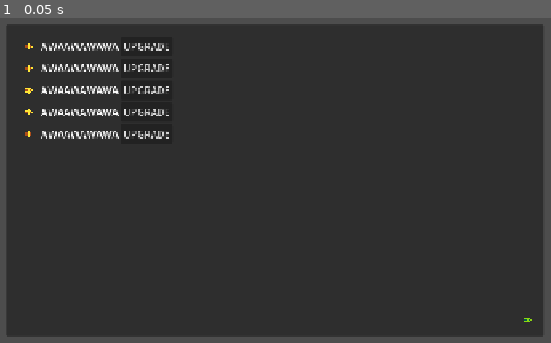
Above: before the commit, frame 1.
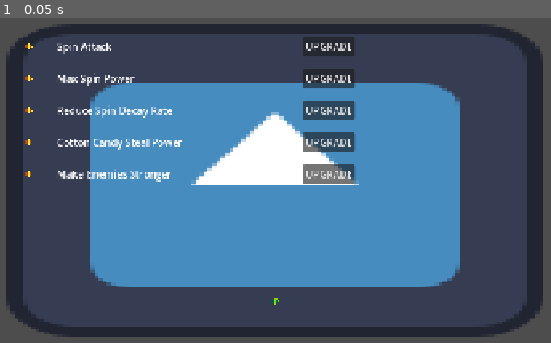
Above: after the commit, the same moment.

Repository: We-ALL-Play-Warthunder-Not-Just-Me/verySeriousSpinningCottonCandyGame
Game: Godot game, scene res://UI/UpgradeScreen.tscn
Two runs of this game, one before a commit and one after it. Both use one fixed random seed, a clock stepped at 60 frames per second and the inputs below. This scene is started directly instead of the project's main scene. The engine's default icon, where the game draws it, is replaced by a stand-in: a white triangle on a blue panel in a dark square.
Inputs:
- Up to frame 1 (0.05 s): no input

The runs differ from the first frame. In frame 1, 82% of the frame differs, in the area x 1-99%, y 1-99%.

Commit message:
upgradescreen buttons

Diff:
--- a/UI/UpgradeScreen.tscn
+++ b/UI/UpgradeScreen.tscn
@@ -1,8 +1,11 @@
 [gd_scene format=3 uid="uid://coxjvxwt30y2m"]
 
 [ext_resource type="Texture2D" uid="uid://7k6fbj52h483" path="res://Assets/Images/Very Serious Arrows2.png" id="1_aam7x"]
+[ext_resource type="Texture2D" uid="uid://d1piy38h5wsfi" path="res://Assets/Images/icon.svg" id="1_slflh"]
 [ext_resource type="Texture2D" uid="uid://dvyww7i6lj64y" path="res://Assets/Images/Very Serious Arrows3.png" id="2_c0mga"]
 [ext_resource type="Texture2D" uid="uid://dv6lfvem7h33e" path="res://Assets/Images/Very Serious Arrows1.png" id="3_slflh"]
+
+[sub_resource type="StyleBoxEmpty" id="StyleBoxEmpty_txwkd"]
 
 [node name="UpgradeScreen" type="Control" unique_id=2092567952]
 layout_mode = 3
@@ -27,7 +30,12 @@
 anchor_top = 0.054166667
 anchor_right = 0.7046875
 anchor_bottom = 0.74722224
+theme_override_styles/panel = SubResource("StyleBoxEmpty_txwkd")
 metadata/_edit_use_anchors_ = true
+
+[node name="TextureRect" type="TextureRect" parent="backgroundthing/PanelContainer" unique_id=76969721]
+layout_mode = 2
+texture = ExtResource("1_slflh")
 
 [node name="MarginContainer" type="MarginContainer" parent="backgroundthing/PanelContainer" unique_id=1124928967]
 layout_mode = 2
@@ -38,9 +46,11 @@
 
 [node name="VBoxContainer" type="VBoxContainer" parent="backgroundthing/PanelContainer/MarginContainer" unique_id=1000477940]
 layout_mode = 2
+theme_override_constants/separation = 20
 
 [node name="HBoxContainer" type="HBoxContainer" parent="backgroundthing/PanelContainer/MarginContainer/VBoxContainer" unique_id=819107606]
 layout_mode = 2
+theme_override_constants/separation = 30
 
 [node name="TextureRect" type="TextureRect" parent="backgroundthing/PanelContainer/MarginContainer/VBoxContainer/HBoxContainer" unique_id=296458255]
 layout_mode = 2
@@ -50,14 +60,17 @@
 
 [node name="Label" type="Label" parent="backgroundthing/PanelContainer/MarginContainer/VBoxContainer/HBoxContainer" unique_id=187829180]
 layout_mode = 2
-text = "AWAAWAWAWA"
+size_flags_horizontal = 2
+text = "Spin Attack"
 
 [node name="Button" type="Button" parent="backgroundthing/PanelContainer/MarginContainer/VBoxContainer/HBoxContainer" unique_id=1864835658]
 layout_mode = 2
+size_flags_horizontal = 2
 text = "UPGRADE"
 
 [node name="HBoxContainer2" type="HBoxContainer" parent="backgroundthing/PanelContainer/MarginContainer/VBoxContainer" unique_id=464122074]
 layout_mode = 2
+theme_override_constants/separation = 30
 
 [node name="TextureRect" type="TextureRect" parent="backgroundthing/PanelContainer/MarginContainer/VBoxContainer/HBoxContainer2" unique_id=260989412]
 layout_mode = 2
@@ -67,14 +80,17 @@
 
 [node name="Label" type="Label" parent="backgroundthing/PanelContainer/MarginContainer/VBoxContainer/HBoxContainer2" unique_id=300482865]
 layout_mode = 2
-text = "AWAAWAWAWA"
+size_flags_horizontal = 2
+text = "Max Spin Power"
 
 [node name="Button" type="Button" parent="backgroundthing/PanelContainer/MarginContainer/VBoxContainer/HBoxContainer2" unique_id=1525107064]
 layout_mode = 2
+size_flags_horizontal = 2
 text = "UPGRADE"
 
 [node name="HBoxContainer3" type="HBoxContainer" parent="backgroundthing/PanelContainer/MarginContainer/VBoxContainer" unique_id=63886669]
 layout_mode = 2
+theme_override_constants/separation = 30
 
 [node name="TextureRect" type="TextureRect" parent="backgroundthing/PanelContainer/MarginContainer/VBoxContainer/HBoxContainer3" unique_id=605694345]
 layout_mode = 2
@@ -84,14 +100,17 @@
 
 [node name="Label" type="Label" parent="backgroundthing/PanelContainer/MarginContainer/VBoxContainer/HBoxContainer3" unique_id=677693091]
 layout_mode = 2
-text = "AWAAWAWAWA"
+size_flags_horizontal = 2
+text = "Reduce Spin Decay Rate"
 
 [node name="Button" type="Button" parent="backgroundthing/PanelContainer/MarginContainer/VBoxContainer/HBoxContainer3" unique_id=723846761]
 layout_mode = 2
+size_flags_horizontal = 2
 text = "UPGRADE"
 
 [node name="HBoxContainer4" type="HBoxContainer" parent="backgroundthing/PanelContainer/MarginContainer/VBoxContainer" unique_id=795001618]
 layout_mode = 2
+theme_override_constants/separation = 30
 
 [node name="TextureRect" type="TextureRect" parent="backgroundthing/PanelContainer/MarginContainer/VBoxContainer/HBoxContainer4" unique_id=2061657616]
 layout_mode = 2
@@ -101,14 +120,17 @@
 
 [node name="Label" type="Label" parent="backgroundthing/PanelContainer/MarginContainer/VBoxContainer/HBoxContainer4" unique_id=1647862426]
 layout_mode = 2
-text = "AWAAWAWAWA"
+size_flags_horizontal = 2
+text = "Cotton Candy Steal Power"
 
 [node name="Button" type="Button" parent="backgroundthing/PanelContainer/MarginContainer/VBoxContainer/HBoxContainer4" unique_id=1840726717]
 layout_mode = 2
+size_flags_horizontal = 2
 text = "UPGRADE"
 
 [node name="HBoxContainer5" type="HBoxContainer" parent="backgroundthing/PanelContainer/MarginContainer/VBoxContainer" unique_id=1833883237]
 layout_mode = 2
+theme_override_constants/separation = 30
 
 [node name="TextureRect" type="TextureRect" parent="backgroundthing/PanelContainer/MarginContainer/VBoxContainer/HBoxContainer5" unique_id=655261238]
 layout_mode = 2
@@ -118,15 +140,21 @@
 
 [node name="Label" type="Label" parent="backgroundthing/PanelContainer/MarginContainer/VBoxContainer/HBoxContainer5" unique_id=238134311]
 layout_mode = 2
-text = "AWAAWAWAWA"
+size_flags_horizontal = 2
+text = "Make Enemies Stronger"
 
 [node name="Button" type="Button" parent="backgroundthing/PanelContainer/MarginContainer/VBoxContainer/HBoxContainer5" unique_id=928196726]
 layout_mode = 2
+size_flags_horizontal = 2
 text = "UPGRADE"
 
-[node name="Continue Button" type="TextureButton" parent="backgroundthing/PanelContainer/MarginContainer" unique_id=21057661]
+[node name="MarginContainer" type="MarginContainer" parent="backgroundthing/PanelContainer/MarginContainer" unique_id=1066155303]
 layout_mode = 2
-size_flags_horizontal = 8
+theme_override_constants/margin_bottom = 30
+
+[node name="Continue Button" type="TextureButton" parent="backgroundthing/PanelContainer/MarginContainer/MarginContainer" unique_id=21057661]
+layout_mode = 2
+size_flags_horizontal = 4
 size_flags_vertical = 8
 texture_normal = ExtResource("2_c0mga")
 texture_pressed = ExtResource("3_slflh")
